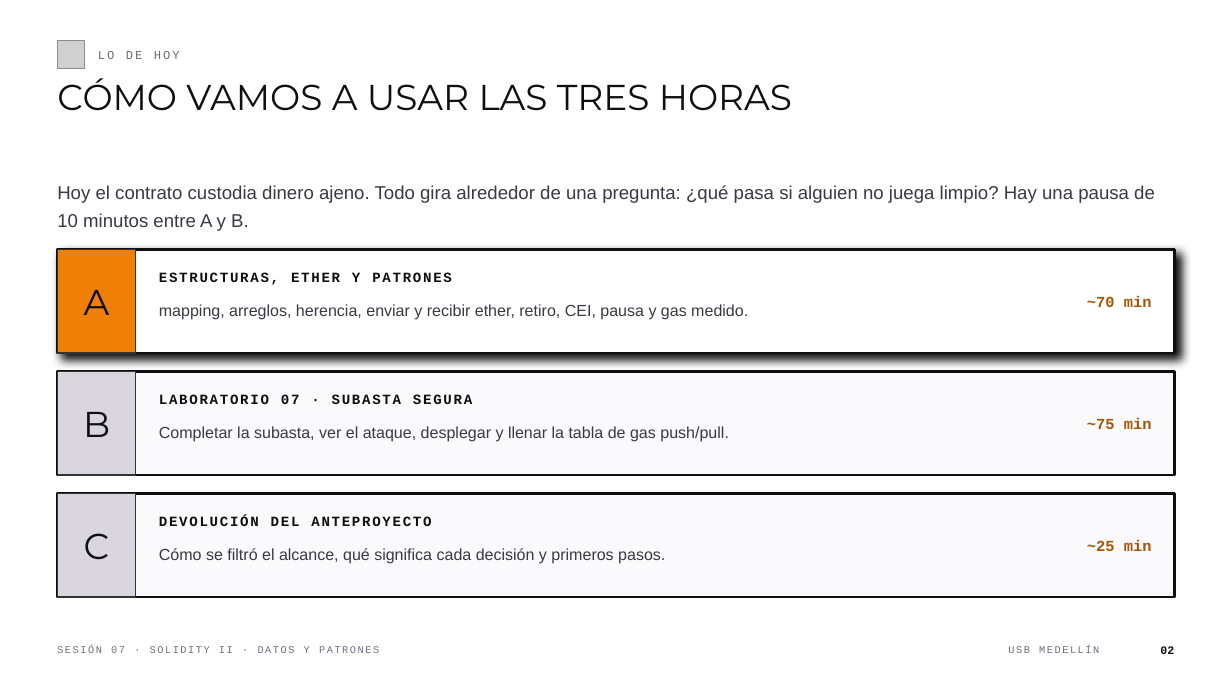
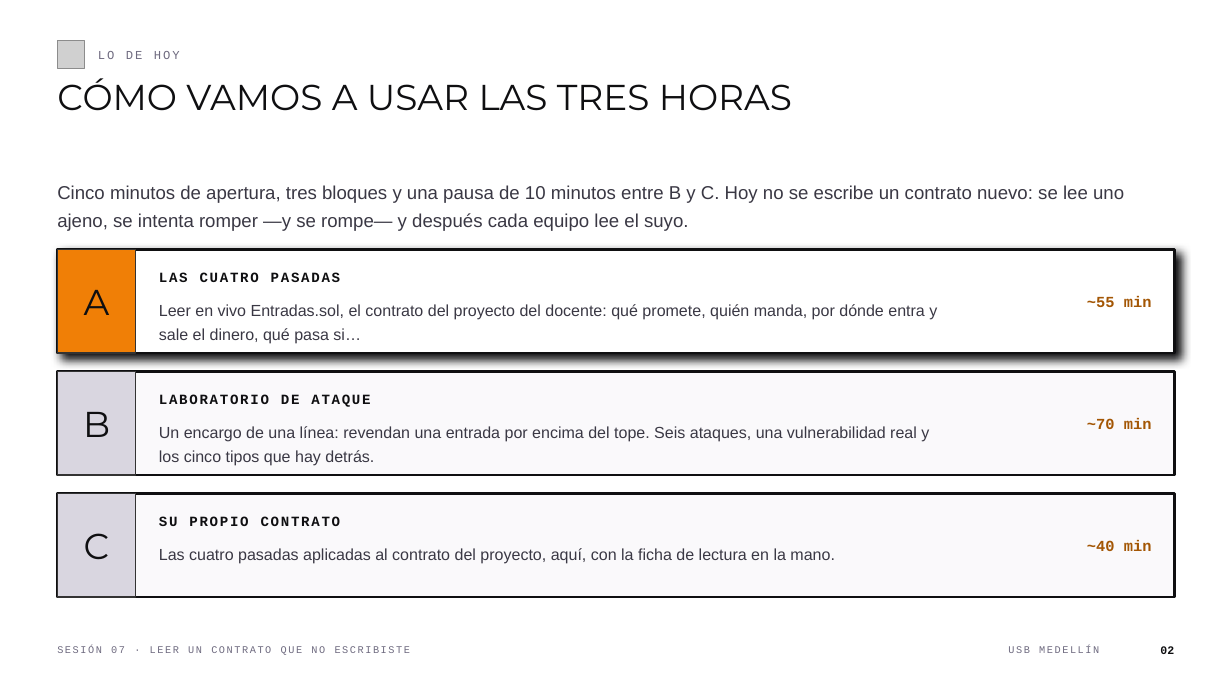
Before and after one commit to andresdapena81/curso-blockchain-web3-usb, a slide deck: slide 2 of material/Sesion-07-Blockchain-Web3.pptx. Drawn at 1232x693 pixels with LibreOffice and Linux fonts; fonts in the diff are those of the drawing; grey boxes stand for pictures. Boxes give left, top, right and bottom in pixels: in the first picture for what was removed or moved away, otherwise in the second. Text is boxed around its words. In the diff, an @@ line names an element or a change of style, - is before the commit and + after.

```diff
--- a/material/Sesion-07-Blockchain-Web3.pptx
+++ b/material/Sesion-07-Blockchain-Web3.pptx
@@ text at (x1=57, y1=185, x2=1124, y2=231): text changed @@
-Hoy el contrato custodia dinero ajeno. Todo gira alrededor de una pregunta: ¿qué pasa si alguien no juega limpio? Hay una pausa de 10 minutos entre A y B.
+Cinco minutos de apertura, tres bloques y una pausa de 10 minutos entre B y C. Hoy no se escribe un contrato nuevo: se lee uno ajeno, se intenta romper —y se rompe— y después cada equipo lee el suyo.
@@ text at (x1=159, y1=272, x2=340, y2=282): text changed @@
-ESTRUCTURAS, ETHER Y PATRONES
+LAS CUATRO PASADAS
@@ text at (x1=1087, y1=296, x2=1152, y2=307): text changed @@
-~70 min
+~55 min
@@ text at (x1=159, y1=304, x2=937, y2=344): text changed @@
-mapping, arreglos, herencia, enviar y recibir ether, retiro, CEI, pausa y gas medido.
+Leer en vivo Entradas.sol, el contrato del proyecto del docente: qué promete, quién manda, por dónde entra y sale el dinero, qué pasa si…
@@ text at (x1=159, y1=394, x2=370, y2=407): text changed @@
-LABORATORIO 07 · SUBASTA SEGURA
+LABORATORIO DE ATAQUE
@@ text at (x1=159, y1=426, x2=929, y2=466): text changed @@
-Completar la subasta, ver el ataque, desplegar y llenar la tabla de gas push/pull.
+Un encargo de una línea: revendan una entrada por encima del tope. Seis ataques, una vulnerabilidad real y los cinco tipos que hay detrás.
@@ text at (x1=159, y1=516, x2=341, y2=526): text changed @@
-DEVOLUCIÓN DEL ANTEPROYECTO
+SU PROPIO CONTRATO
@@ text at (x1=159, y1=548, x2=835, y2=564): text changed @@
-Cómo se filtró el alcance, qué significa cada decisión y primeros pasos.
+Las cuatro pasadas aplicadas al contrato del proyecto, aquí, con la ficha de lectura en la mano.
@@ text at (x1=1087, y1=540, x2=1152, y2=551): text changed @@
-~25 min
+~40 min
@@ text at (x1=57, y1=646, x2=410, y2=655): text changed @@
-SESIÓN 07 · SOLIDITY II · DATOS Y PATRONES
+SESIÓN 07 · LEER UN CONTRATO QUE NO ESCRIBISTE
```
Also in this commit, not shown: 12 other slides changed, 32 slides added, 32 slides removed, 14 other files.
